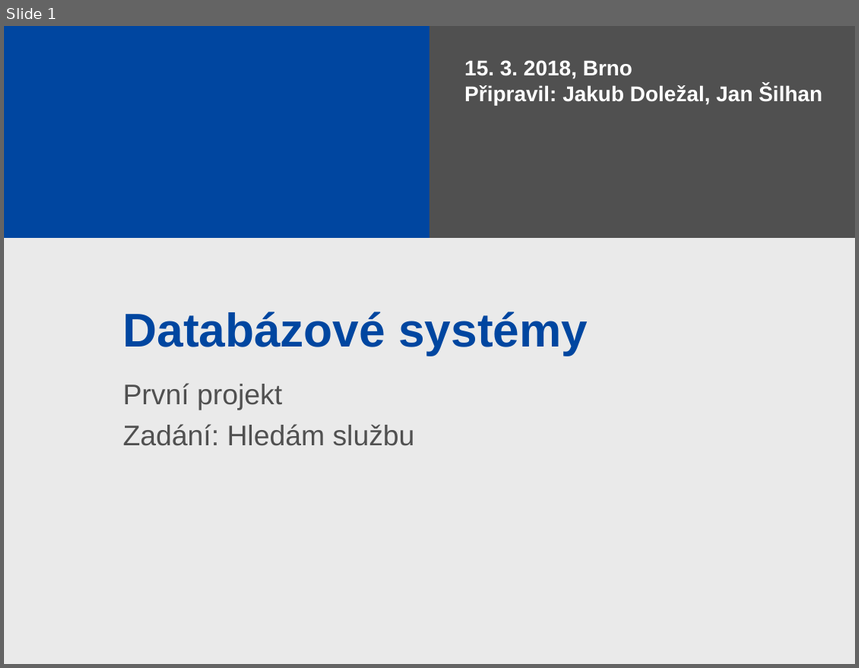
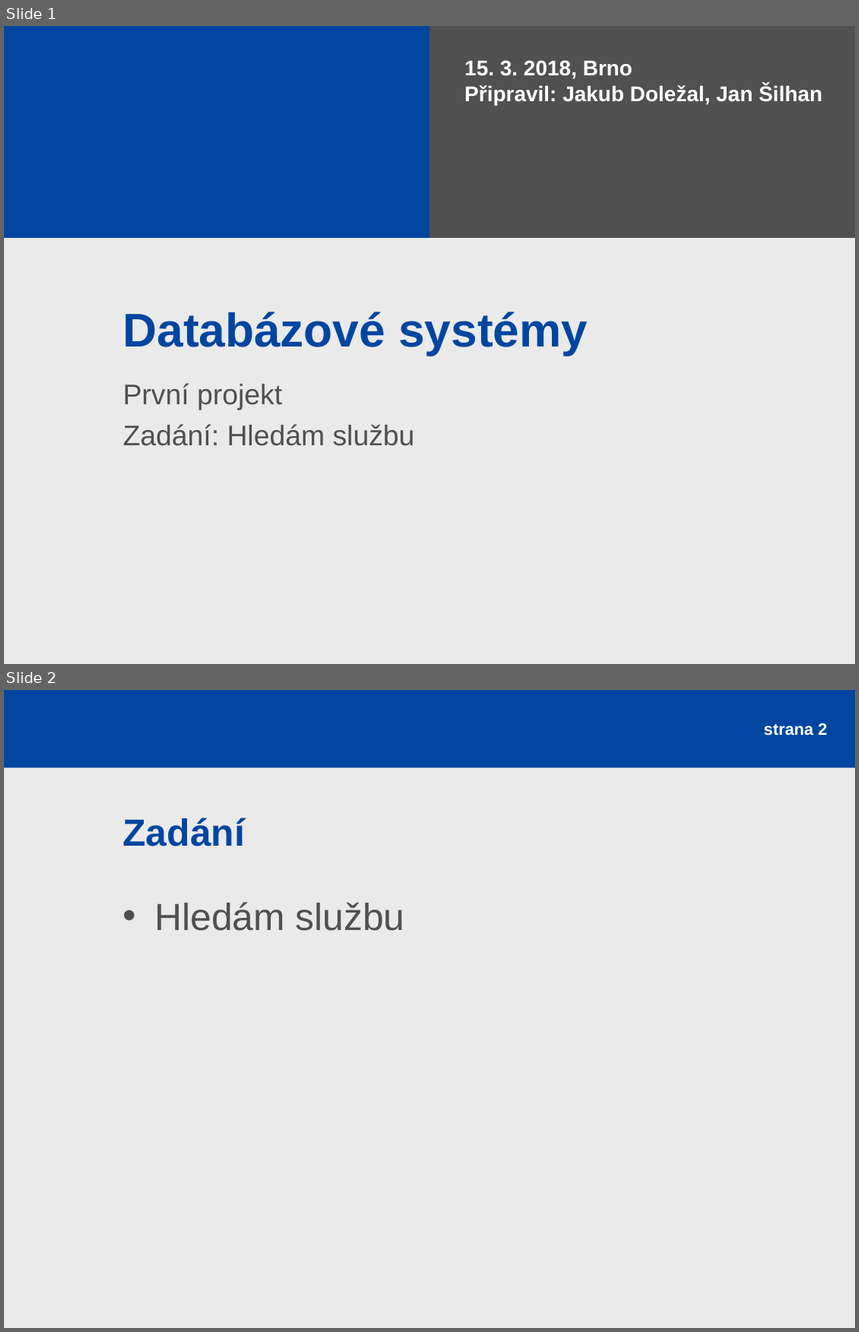
Before and after one commit to rajzik/databaze, a slide deck: prezentace.ppt. Shown one above the other, each under a label of ours: slide 1 before the commit, slides 1 and 2 after it. The pictures are 859x668 and 859x1332 pixels, drawn with LibreOffice and Linux fonts; fonts in the diff are those of the drawing; background and template pictures are left out. Boxes give left, top, right and bottom in pixels: in the first picture for what was removed or moved away, otherwise in the second. Text is boxed around its words. In the diff, an @@ line names an element or a change of style, - is before the commit and + after.

```diff
--- a/prezentace.ppt
+++ b/prezentace.ppt
@@ slide 2 added at (4, 690, 855, 1328), background #EAEAEA @@
@@ rectangle added at (4, 690, 855, 768), fill #0046A0 @@
@@ page number added at (764, 723, 827, 736), 14 pt, text #FFFFFF, bold @@
+strana 2
@@ title added at (123, 818, 245, 847), 32 pt, text #0046A0, bold @@
+Zadání
@@ text added at (154, 902, 405, 931), 32 pt, text #505050 @@
+• Hledám službu
```
Also in this commit, not shown: 4 other slides added, 1 slide removed.
